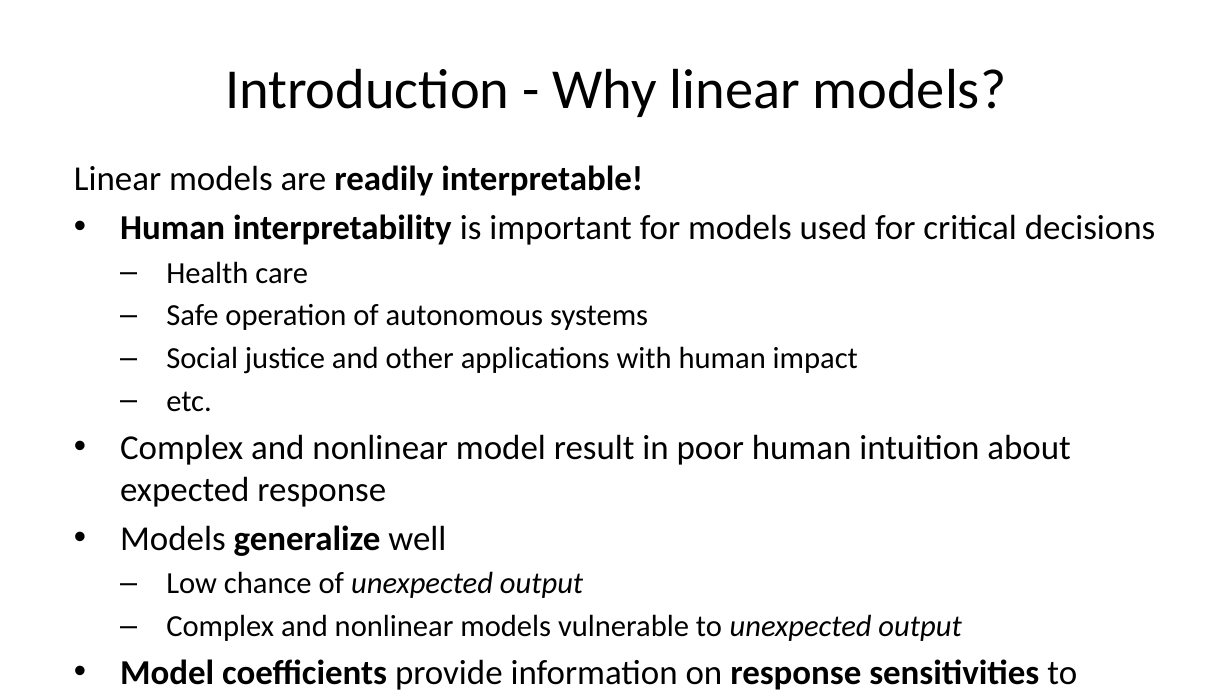
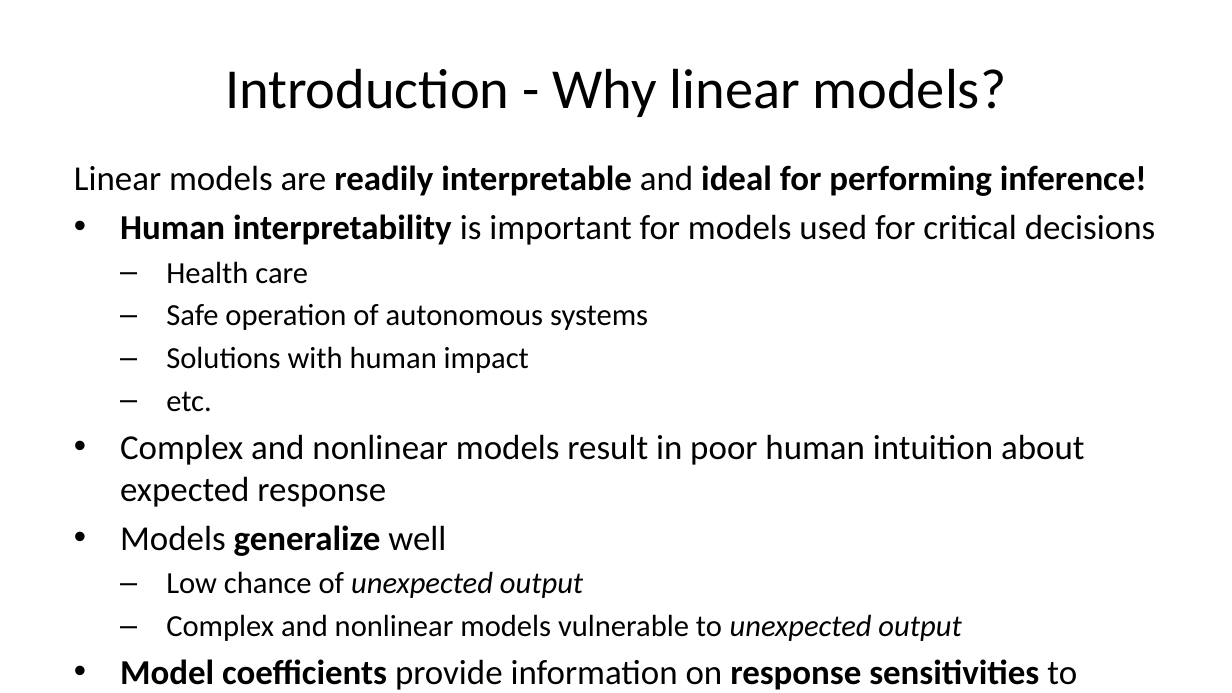
Before and after one commit to StephenElston/CSCI-E-83, a slide deck: slide 3 of LectureSlides/08_IntroductionToLinearModels.pptx. Drawn at 1232x693 pixels with LibreOffice and Linux fonts; fonts in the diff are those of the drawing. Boxes give left, top, right and bottom in pixels: in the first picture for what was removed or moved away, otherwise in the second. Text is boxed around its words. In the diff, an @@ line names an element or a change of style, - is before the commit and + after.

```diff
--- a/LectureSlides/08_IntroductionToLinearModels.pptx
+++ b/LectureSlides/08_IntroductionToLinearModels.pptx
@@ text at bbox=[74, 165, 1147, 196]: text changed @@
-Linear models are readily interpretable!
+Linear models are readily interpretable and ideal for performing inference!
@@ text at bbox=[166, 346, 529, 373]: text changed @@
-  – Social justice and other applications with human impact
+  – Solutions with human impact
@@ text at bbox=[120, 434, 1084, 507]: text changed @@
-• Complex and nonlinear model result in poor human intuition about expected response
+• Complex and nonlinear models result in poor human intuition about expected response
```
Also in this commit, not shown: 4 other slides changed, 6 slides added, 1 slide removed.
